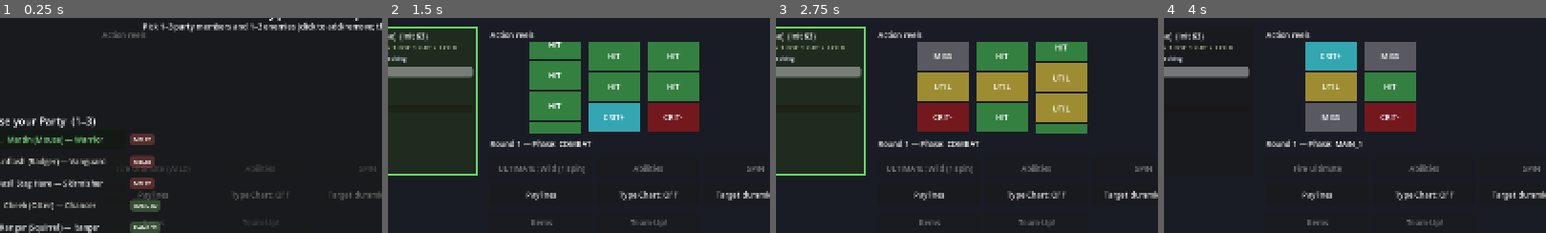
Above: before the commit, frames 1-4 (left to right).
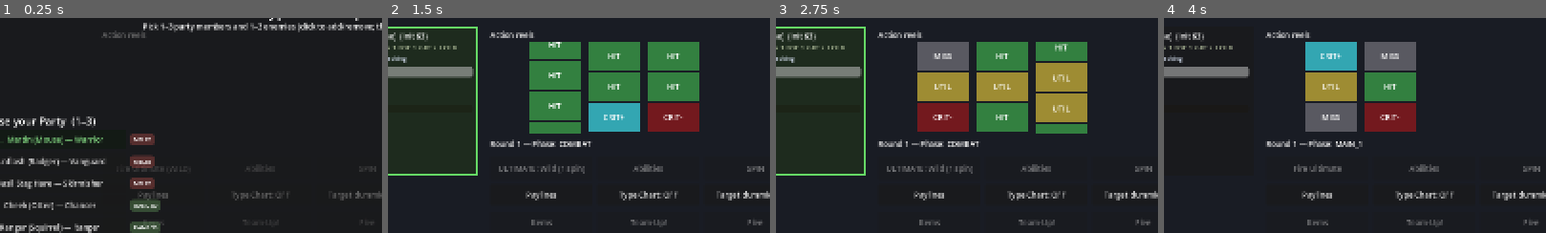
Above: after the commit, the same moments.

Repository: djkipyaboy/bunnies
Game: Godot game, scene res://combat/combat.tscn
Two runs of this game, one before a commit and one after it. Both use one fixed random seed, a clock stepped at 60 frames per second and the inputs below. This scene is started directly instead of the project's main scene.
Inputs (mouse positions are % of the whole screen's width and height, from its top left):
- Up to frame 1 (0.25 s): no input
- Up to frame 2 (1.5 s): click "BEGIN FIGHT" at 0.5 s; click "SPIN" at 1.25 s
- Up to frame 3 (2.75 s): move the mouse to (72, 45) at 2.02 s; hold D (move_right) from 2.03 s (still down); hold E (interact) from 2.03 s (still down); click (72, 45) at 2.17 s
- Up to frame 4 (4 s): release D (move_right) at 2.75 s; release E (interact) at 2.75 s; drag from (30, 55) to (45, 70) at 2.77 s; click "END TURN" at 3.5 s
The pictures show only the part of the screen within x 8-58%, y 7-57%; the shares and areas given below are measured in that part.

The runs differ from the first frame. In frame 1, less than 0.1% of the frame differs, in the area x 94-98%, y 93-97%; in frame 2, less than 0.1%; in frame 3, less than 0.1%; in frame 4, less than 0.1%.

Commit message:
feat(flee): add Flee button, staged-state readout, boss-gating

Diff:
--- a/combat/combat.gd
+++ b/combat/combat.gd
@@ -56,6 +56,7 @@
 var _ultimate_button: Button
 var _paylines_button: Button
 var _team_up_button: Button
+var _flee_button: Button
 var _team_up_panel: TeamUpPanel
 var _jackpot_bar: ProgressBar
 var _jackpot_caption: Label
@@ -477,6 +478,17 @@
 	_team_up_button.disabled = true
 	_team_up_button.tooltip_text = "Free action: spend a full Jackpot Meter on a party-wide bonus round."
 	add_child(_team_up_button)
+
+	# Flee button (2026-08-16 combat-encounter-revamp spec §1) — same 3rd-row convention as
+	# Items/Team-Up!; gating (staged-state text + boss-disable) computed in
+	# _refresh_main1_preview() alongside them.
+	_flee_button = Button.new()
+	_flee_button.text = "Flee"
+	_flee_button.position = Vector2(col_x.call(2), ROW3_Y)
+	_flee_button.custom_minimum_size = Vector2(BTN_W, 44)
+	_flee_button.disabled = true
+	_flee_button.tooltip_text = "Attempt to escape the fight — a single reel spin decides for the whole party. Replaces your attack this turn. All loot/XP is forfeited on success."
+	add_child(_flee_button)
 
 	# Jackpot Meter HUD (2026-07-29 spec §2) — same translucent-bar convention as the world scenes.
 	# A small caption above the bar (final-review fix 2026-07-30): previously an unlabeled gold bar
@@ -1134,6 +1146,7 @@
 	_items_button.pressed.connect(_on_items_pressed)
 	_item_menu.item_pressed.connect(_on_item_menu_item_pressed)
 	_team_up_button.pressed.connect(_on_team_up_pressed)
+	_flee_button.pressed.connect(_on_flee_pressed)
 	_ultimate_button.pressed.connect(_on_ultimate_pressed)
 	_paylines_button.pressed.connect(_on_paylines_pressed)
 	_dummy_toggle_button.pressed.connect(_on_dummy_toggle_pressed)
@@ -1275,6 +1288,7 @@
 		_ultimate_button.disabled = true
 		_items_button.disabled = true
 		_team_up_button.disabled = true
+		_flee_button.disabled = true
 		_prepare_strips(c.turn_reels)  # show the reels (idle) behind the gate
 		_log("  %s is STUNNED — %s a shake-off roll." % [c.display_name, "press SPIN for" if c.is_player else "rolling"])
 		if c.is_player:
@@ -1301,6 +1315,7 @@
 	_ultimate_button.disabled = true
 	_items_button.disabled = true
 	_team_up_button.disabled = true
+	_flee_button.disabled = true
 	var none: Array[ActionReel] = []
 	_prepare_strips(none)  # no reels — the dummy doesn't spin
 	var missing: int = c.max_hp - c.hp
@@ -1419,6 +1434,7 @@
 	_ultimate_button.disabled = true
 	_items_button.disabled = true
 	_team_up_button.disabled = true
+	_flee_button.disabled = true
 	_ability_menu.hide()
 	_item_menu.hide()
 	_abilities_button.modulate = Color(1, 1, 1)
@@ -1468,6 +1484,13 @@
 	_ability_menu.open_for(_attacker, _plan)
 	move_child(_ability_menu, get_child_count() - 1)  # draw over the reel strips while up
 
+## Toggles Flee directly (no sub-menu — there's nothing to choose, unlike Abilities/Items).
+func _on_flee_pressed() -> void:
+	if not _awaiting_player_spin or _plan == null:
+		return
+	_plan.toggle_flee()
+	_refresh_main1_preview()
+
 ## One menu row pressed: dispatch to the existing model (base slot vs extra slot — mutual exclusivity
 ## is model-enforced, never policed here). A SUCCESSFUL stage/un-stage closes the menu so the reel/
 ## resource preview is immediately visible; a no-op press re-renders the menu in place (spec §3).
@@ -1528,6 +1551,7 @@
 	_items_button.disabled = true
 	_ultimate_button.disabled = true
 	_team_up_button.disabled = true
+	_flee_button.disabled = true
 	_ability_menu.hide()
 	_item_menu.hide()
 	move_child(_team_up_panel, get_child_count() - 1)
@@ -1645,6 +1669,15 @@
 		_items_button.modulate = Color(1, 1, 1)
 	_items_button.disabled = not (is_player_main1 and _party_inventory != null and not _party_inventory.items.is_empty())
 	_team_up_button.disabled = not (is_player_main1 and _party_inventory != null and _party_inventory.jackpot_meter >= PartyInventory.JACKPOT_CAP)
+	# Flee button (2026-08-16 spec §1): staged-green + label convention matching Items/Abilities;
+	# disabled entirely against a Boss/Elite encounter regardless of staged state.
+	if _plan.flee_staged:
+		_flee_button.text = "Flee ✓"
+		_flee_button.modulate = Color(0.6, 1.0, 0.6)
+	else:
+		_flee_button.text = "Flee"
+		_flee_button.modulate = Color(1, 1, 1)
+	_flee_button.disabled = not (is_player_main1 and _plan.can_stage_flee() and not _any_enemy_is_boss())
 	if _item_menu.visible:
 		_item_menu.open_for(_plan, _party_inventory, _ally_target)  # keep an open menu's row states live
 
@@ -1717,6 +1750,15 @@
 		else:
 			break
 	return n
+
+## True if any enemy in this encounter is a Boss/Elite (2026-08-16 spec §1: Flee is disabled
+## entirely against a scripted boss fight — reuses is_boss, the same flag that already gates
+## Bonus Meter visibility per CLAUDE.md §4.9, rather than introducing a separate Elite flag).
+func _any_enemy_is_boss() -> bool:
+	for e: Combatant in _enemies:
+		if e.is_boss:
+			return true
+	return false
 
 ## Clears any payline-preview highlight on all strips.
 func _clear_payline_preview() -> void:
@@ -2566,6 +2608,7 @@
 	_ultimate_button.disabled = true
 	_items_button.disabled = true
 	_team_up_button.disabled = true
+	_flee_button.disabled = true
 	_abilities_button.modulate = Color(1, 1, 1)
 	_ultimate_button.modulate = Color(1, 1, 1)
 	_items_button.modulate = Color(1, 1, 1)
@@ -2636,6 +2679,7 @@
 	_spin_button.disabled = true
 	_end_turn_button.disabled = true
 	_team_up_button.disabled = true
+	_flee_button.disabled = true
 	_awaiting_player_spin = false
 	_awaiting_end_turn = false
 	var label: Label = _overlay.get_node("ResultLabel")
